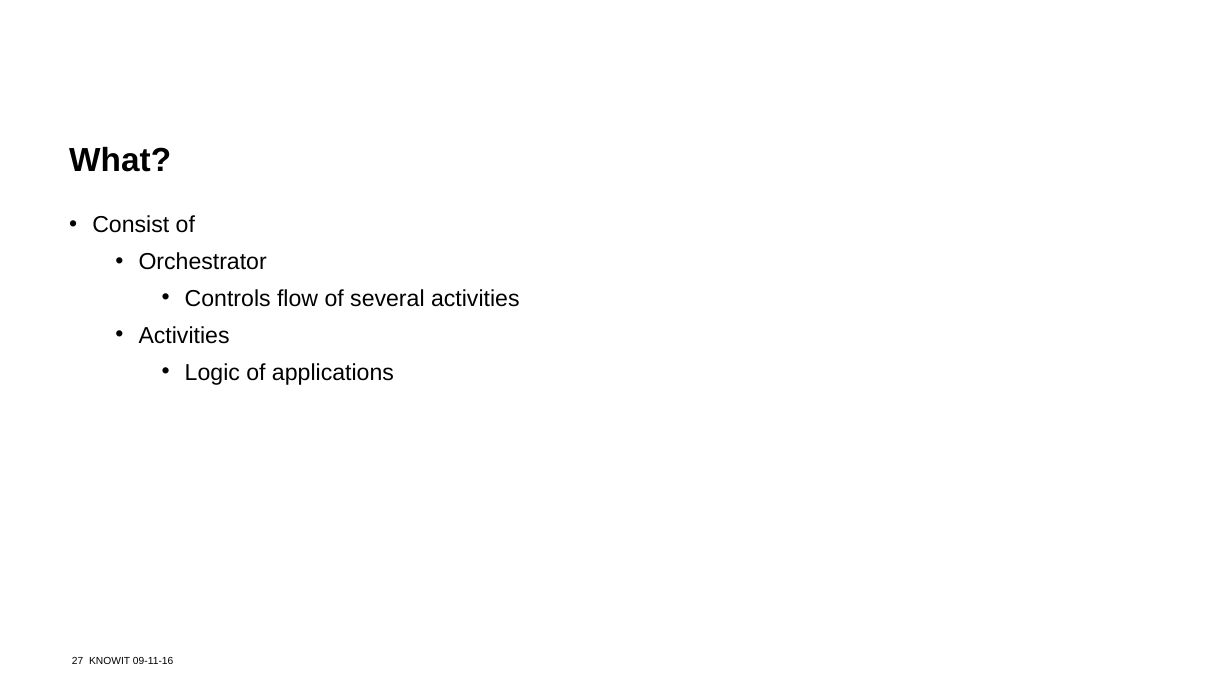
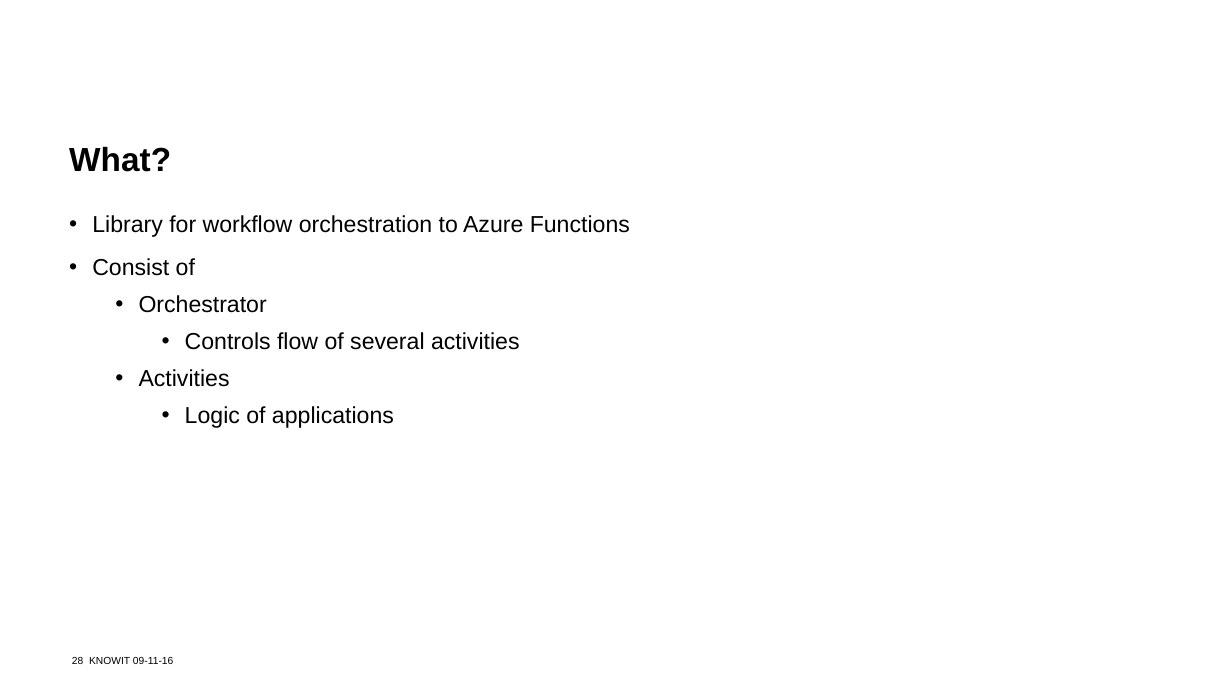
Before and after one commit to kkho/serverless-architecture-poc, a slide deck: slide 28 of Documents/Serverless-Architecture.pptx (slide 27 before the commit). Drawn at 1232x693 pixels with LibreOffice and Linux fonts; fonts in the diff are those of the drawing; background and template pictures are left out. Boxes give left, top, right and bottom in pixels: in the first picture for what was removed or moved away, otherwise in the second. Text is boxed around its words. In the diff, an @@ line names an element or a change of style, - is before the commit and + after.

```diff
--- a/Documents/Serverless-Architecture.pptx
+++ b/Documents/Serverless-Architecture.pptx
@@ text at [92,215,630,237]: paragraph added @@
+• Library for workflow orchestration to Azure Functions
@@ text at [72,657,173,664]: text changed @@
-27 KNOWIT 09-11-16
+28 KNOWIT 09-11-16
```
Also in this commit, not shown: 1 other slide changed, 4 slides added, 2 other files.
